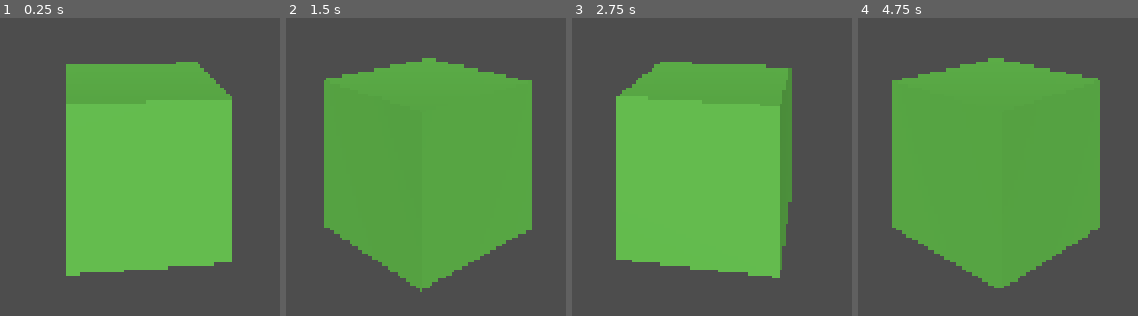
Above: before the commit, frames 1-4 (left to right).
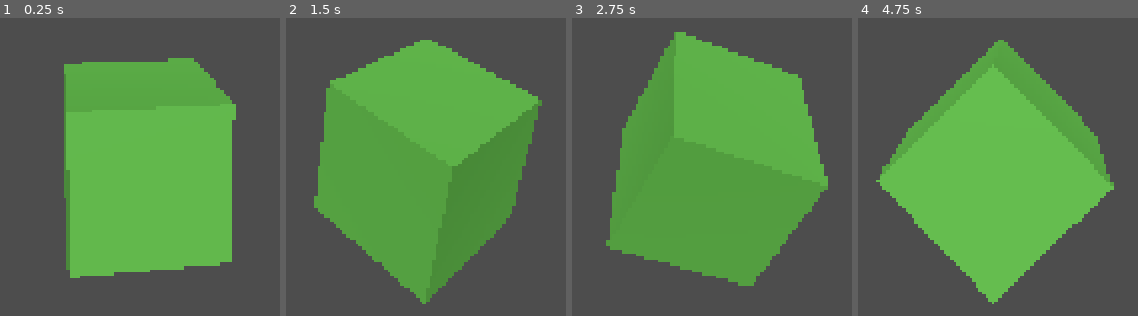
Above: after the commit, the same moments.

Repository: donth77/vibezcraft
Game: Godot game, scene res://main.tscn
Two runs of this game, one before a commit and one after it. Both use one fixed random seed, a clock stepped at 60 frames per second and the inputs below.
Inputs (mouse positions are in pixels of both pictures, inside the frame that each line leads up to):
- Up to frame 1 (0.25 s): no input
- Up to frame 2 (1.5 s): tap Enter at 0.5 s; move the mouse to (outside the picture) at 0.52 s; hold Shift 0.53-1.25 s; click (outside the picture) at 0.67 s; drag from (outside the picture) to (344, 113) at 1.27 s
- Up to frame 3 (2.75 s): move the mouse to (outside the picture) at 2.02 s; tap Ctrl at 2.1 s; click (outside the picture) at 2.17 s
- Up to frame 4 (4.75 s): drag from (916, 113) to (outside the picture) at 2.77 s; move the mouse to (outside the picture) at 3.52 s; tap Alt at 3.6 s; click (outside the picture) at 3.67 s; drag from (outside the picture) to (outside the picture) at 4.27 s

The runs differ from the first frame. In frame 1, 1.7% of the frame differs, in the area x 22-85%, y 13-88%; in frame 2, 12%; in frame 3, 36%; in frame 4, 39%, in the area x 6-92%, y 7-96%.

Commit message:
fix: spin cube on two axes so 3D shape is visible

Diff:
--- a/scripts/dev/cube_spinner.gd
+++ b/scripts/dev/cube_spinner.gd
@@ -1,7 +1,9 @@
 extends MeshInstance3D
 
-@export var spin_speed: float = 0.5
+@export var spin_speed_y: float = 0.6
+@export var spin_speed_x: float = 0.25
 
 
 func _process(delta: float) -> void:
-	rotate_y(delta * spin_speed)
+	rotate_y(delta * spin_speed_y)
+	rotate_x(delta * spin_speed_x)
